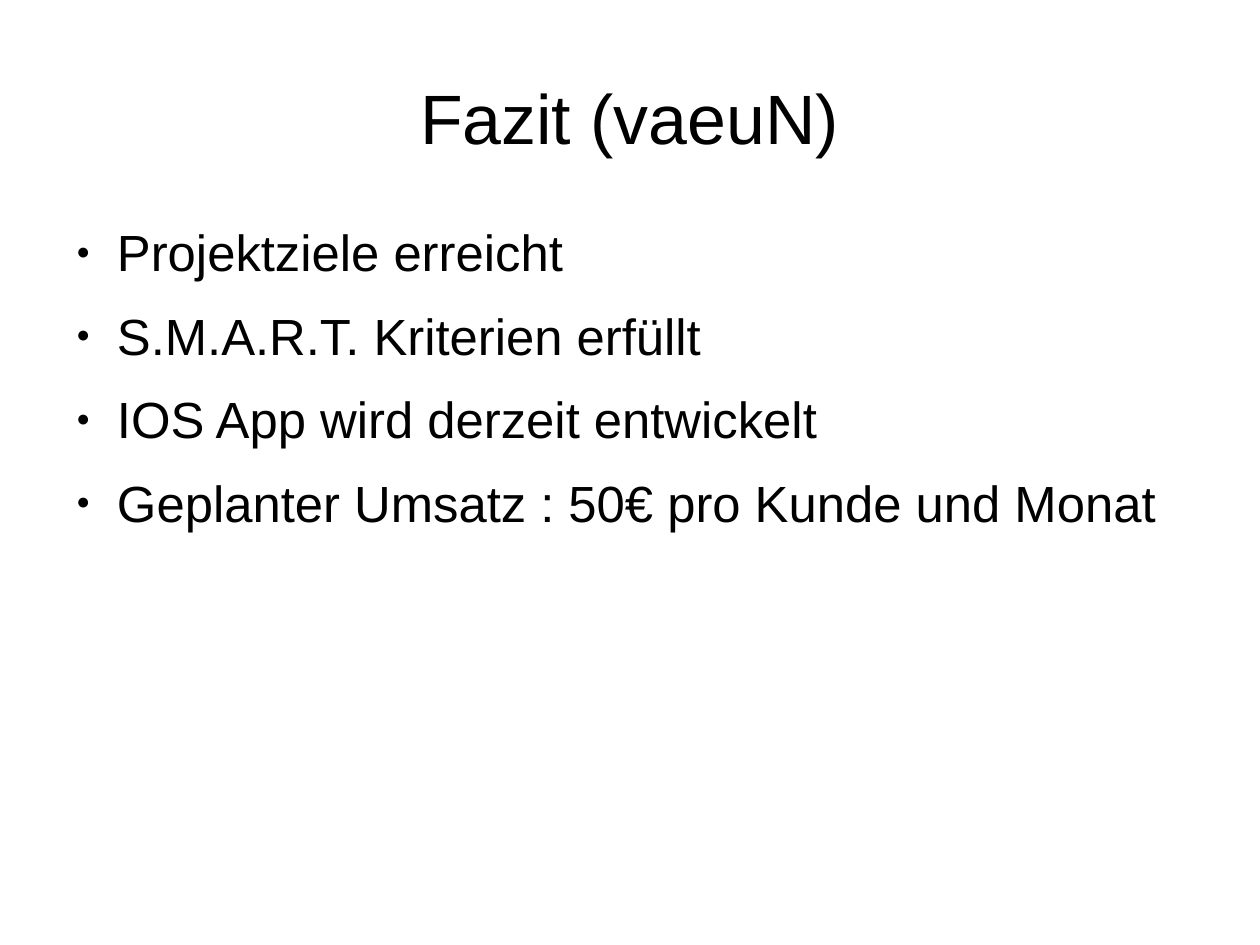
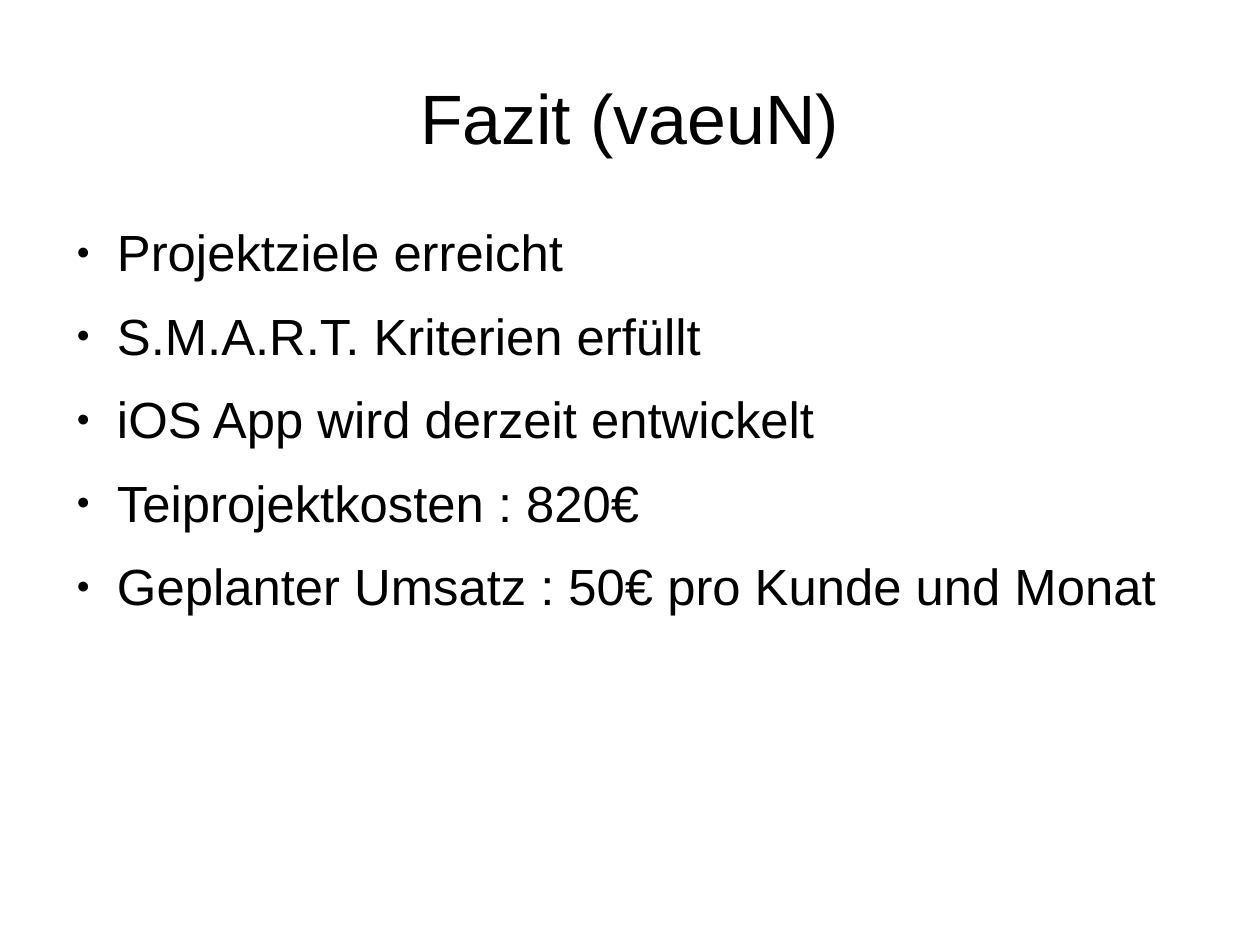
Before and after one commit to janhelmle/weiterbildung_fachinformatiker_ihk_projektantrag, a slide deck: slide 15 of praesentation/presentation_v1.odp. Drawn at 1260x945 pixels with LibreOffice and Linux fonts; fonts in the diff are those of the drawing. Boxes give left, top, right and bottom in pixels: in the first picture for what was removed or moved away, otherwise in the second. Text is boxed around its words. In the diff, an @@ line names an element or a change of style, - is before the commit and + after.

```diff
--- a/praesentation/presentation_v1.odp
+++ b/praesentation/presentation_v1.odp
@@ text at [117,401,814,532]: text changed @@
-● IOS App wird derzeit entwickelt
+● iOS App wird derzeit entwickelt
+● Teiprojektkosten : 820€
```
Also in this commit, not shown: 1 other slide changed, 1 other file.
